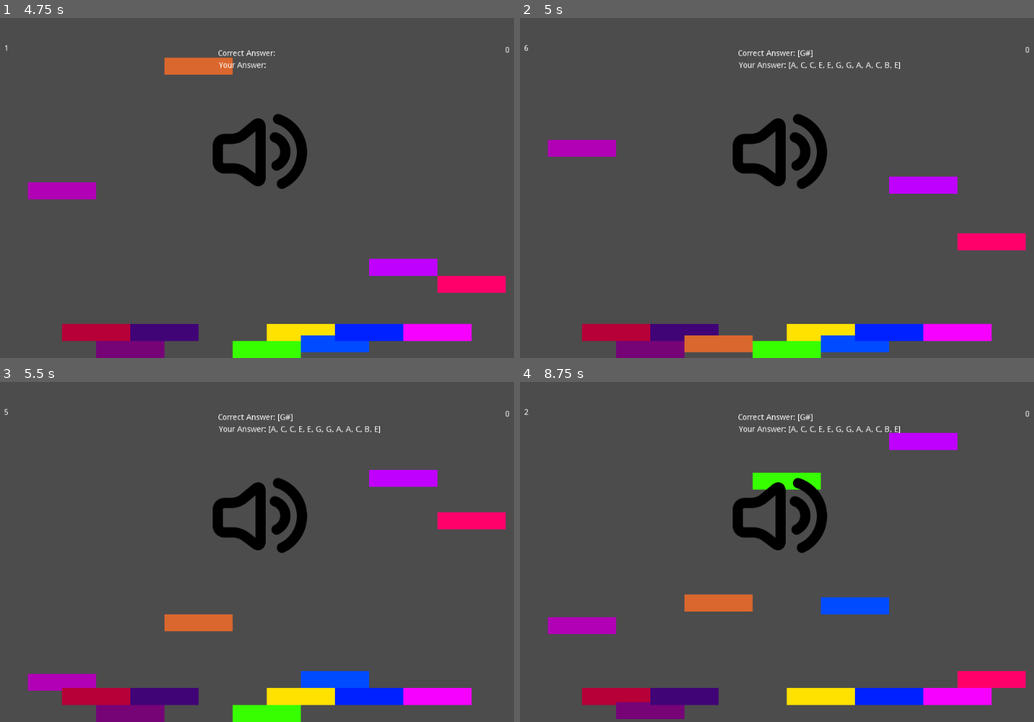
Above: before the commit, frames 1-4 (two rows, left to right).
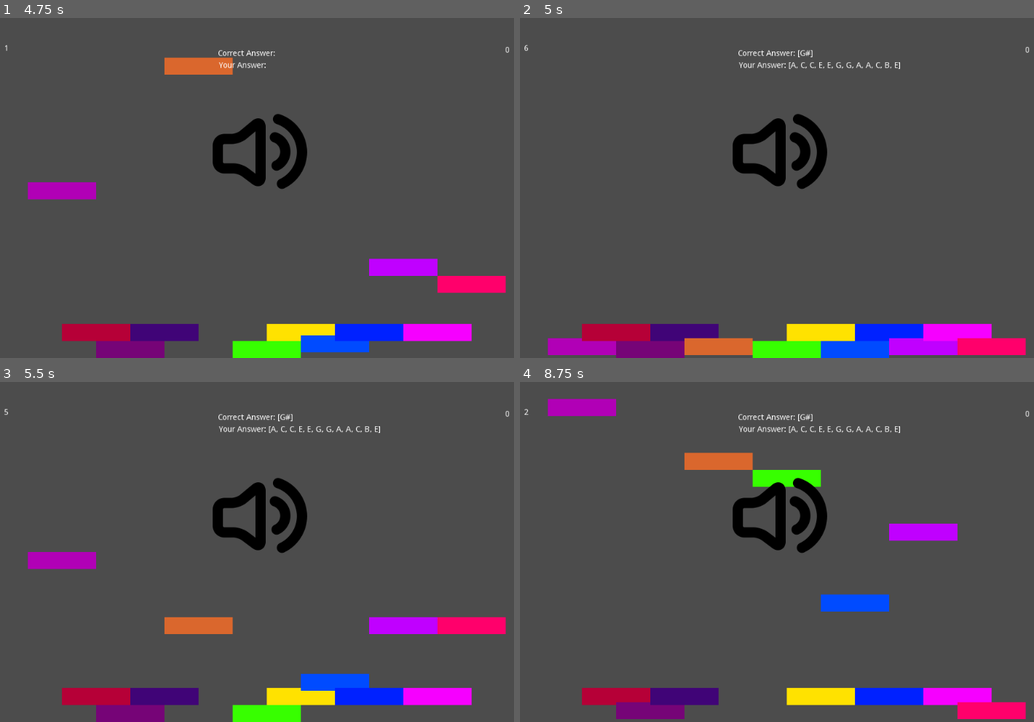
Above: after the commit, the same moments.

Repository: mdechdee/PerfectPitch
Game: Godot game, scene res://MainScene.tscn
Same seed, same stepped clock (60 frames per second), same inputs: the game is played once before the commit and once after it. Sound files missing from this copy of the repository are replaced by a short silence.
Inputs:
- Up to frame 1 (4.75 s): tap Enter at 0.5 s; tap H (A) at 0.6, 3.05, 3.6 s; tap A (C) at 0.8, 1.35, 3.8 s; tap D (E) at 1.55, 2.1, 4.55 s; tap G (G) at 2.3, 2.85 s; tap J (B) at 4.35 s
- Up to frame 2 (5 s): no input
- Up to frame 3 (5.5 s): tap A (C) at 5.1 s; tap G (G) at 5.3 s
- Up to frame 4 (8.75 s): tap S (D) at 5.85 s; tap H (A) at 6.05 s; tap D (E) at 6.6, 7.55 s; tap A (C) at 6.8 s; tap F (F) at 7.35 s; tap G (G) at 8.1 s

Frame 1 is identical in both runs. In frame 2, 4.6% of the frame differs, in the area x 5-99%, y 35-100%; in frame 3, 4.4%; in frame 4, 5.9%, in the area x 5-99%, y 4-100%.

Commit message:
Save @7a842ff, @e4a6fd0

Diff:
--- a/OldMusician/MainScene.tscn
+++ b/OldMusician/MainScene.tscn
@@ -77,6 +77,7 @@
 [node name="Tween" type="Tween" parent="NotePlayer"]
 
 [node name="SpritesManager" type="Node" parent="."]
+editor/display_folded = true
 script = ExtResource( 15 )
 
 [node name="Sprite_C" type="Sprite" parent="SpritesManager"]
--- a/OldMusician/SpritesManager.gd
+++ b/OldMusician/SpritesManager.gd
@@ -8,21 +8,13 @@
 func _process(delta):
 	if len(notes) == 0:
 		return
-	#var notes = [$C, $E, $G]
-	#var note = notes[randi() % 5]
-	print(notes)
 	for note in notes:
-		print('note', note)
-		#print(note.get_position().y)
 		if note.get_position().y < -560:
 			note.set_position(Vector2(note.get_position().x, 0))
 			notes.remove(0)
 		note.position -= movement
-	#if (note.get_position()):
-	#    note.position = 500
 
 func _on_NotePlayer_note_played(note):
-	print('key', note)
 	if note in notes:
 		return
 	notes.append(note_to_sprite[note])
--- a/OldMusician/StageManager.gd
+++ b/OldMusician/StageManager.gd
@@ -8,9 +8,6 @@
 signal timer_end
 
 func _ready():
-	#randomize()
-	#var texture = load("res://assets/speaker.png")
-	#$Speaker.texture = texture
 	quiz()
 	timer = get_node("Timer")
 	timer.set_wait_time(6)
@@ -19,36 +16,33 @@
 
 func _process(delta):
 	if (timer.get_time_left() < 1.0):
-		print(answer)
-		#if "C" in answer and "E" in answer and "G" in answer:
 		if evaluation(answer):
 			$Score.text = str(int($Score.text) + 1)
 		$Label.text = str(0)
 		timer.stop()
 
-		#_wait(10)
 		$CorrectAnswer.text = str('Correct Answer: ', quiz)
 		$YourAnswer.text = str('Your Answer: ', answer)
 
-		answer = []
 		quiz()
-		timer = get_node("Timer")
-		timer.set_wait_time(6)
-		#timer.connect("timeout", self, "_on_Timer_timeout")
-		timer.start()
 	if (timer.get_time_left() >= 0):
 		$Label.text = str(floor(timer.get_time_left()))
 
-
 func quiz():
 	quiz = []
+	answer = []
+	var SM = $SpritesManager
+	for note in SM.note_to_sprite.keys():
+		SM.note_to_sprite[note].set_position(Vector2(SM.note_to_sprite[note].get_position().x, 0))
 	var b = ["C", "C#", "D", "D#", "E", "F", "F#", "G", "G#", "A", "A#", "B"]
 	for i in range(1):
 		var p = randi()%12
 		if !(b[p] in quiz):
 			quiz.append(b[p])
 			note_player.play_note(b[p])
-	print(quiz)
+	timer = get_node("Timer")
+	timer.set_wait_time(6)
+	timer.start()
 
 func evaluation(answer):
 	if len(answer) != len(quiz):
@@ -60,5 +54,4 @@
 
 
 func _on_NotePlayer_note_played(note):
-	print('key', note)
 	answer.append(note)
Not shown: 1 places in OldMusician/MainScene.tscn that only renumber resources
